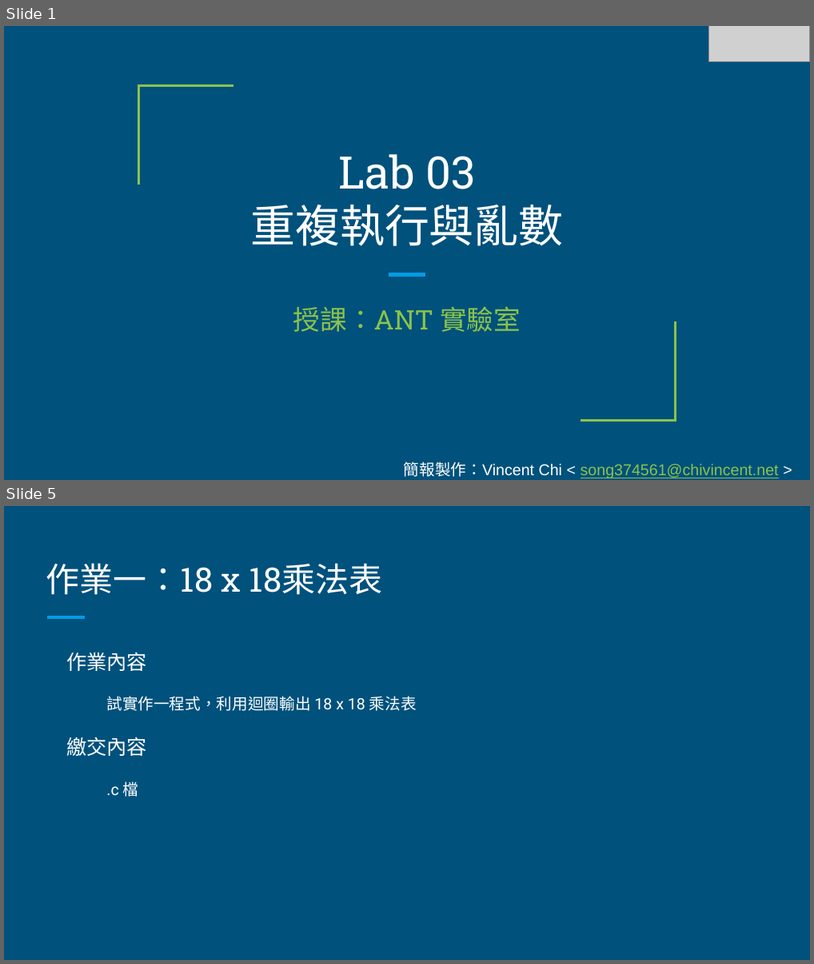
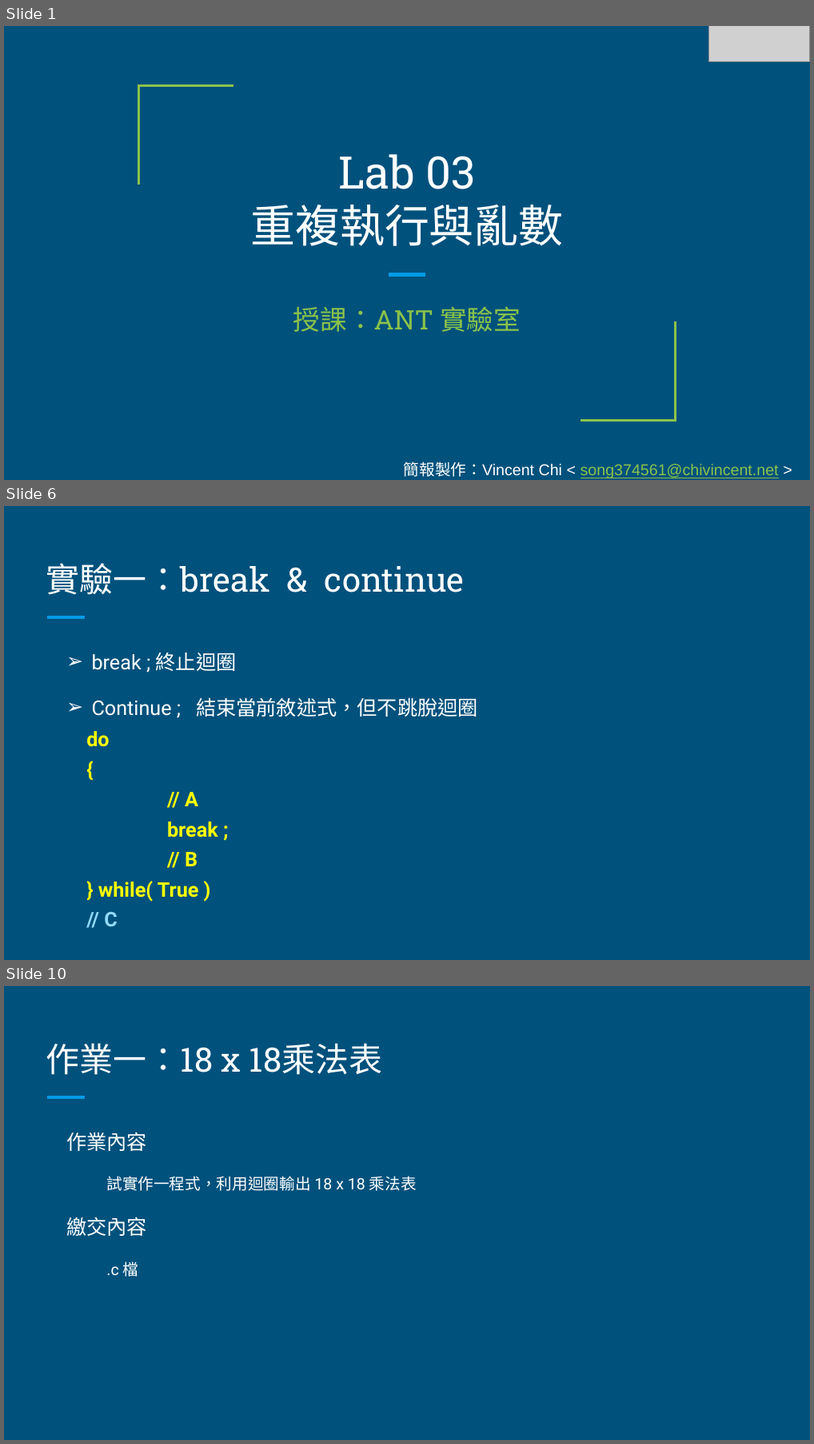
Before and after one commit to commProgramTAs/class, a slide deck: lab3/Lab 03 - 重複執行與亂數.pptx. Shown one above the other, each under a label of ours: slides 1 and 5 before the commit, slides 1, 6 and 10 after it; the slides between them are not shown. The pictures are 814x964 and 814x1444 pixels, drawn with LibreOffice and Linux fonts; fonts in the diff are those of the drawing; grey boxes stand for pictures. Boxes give left, top, right and bottom in pixels: in the first picture for what was removed or moved away, otherwise in the second. Text is boxed around its words. In the diff, an @@ line names an element or a change of style, - is before the commit and + after.

```diff
--- a/lab3/Lab 03 - 重複執行與亂數.pptx
+++ b/lab3/Lab 03 - 重複執行與亂數.pptx
@@ slide 6 added at <box>4,506,810,960</box>, background #00517C; not listed: 1 template element that a slide beside it also shows @@
@@ title added at <box>46,563,464,595</box>, 30 pt, text #FFFFFF @@
+實驗一：break & continue
@@ text added at <box>86,652,478,926</box>, 18 pt, text #FFFFFF @@
+➢ break ; 終止迴圈
+➢ Continue ; 結束當前敘述式，但不跳脫迴圈
+do
+{
+// A
+break ;
+// B
+} while( True )
+// C
@@ what was slide 5 is now slide 10 @@
```
Also in this commit, not shown: 4 slides changed, 4 other slides added, 10 other files.
